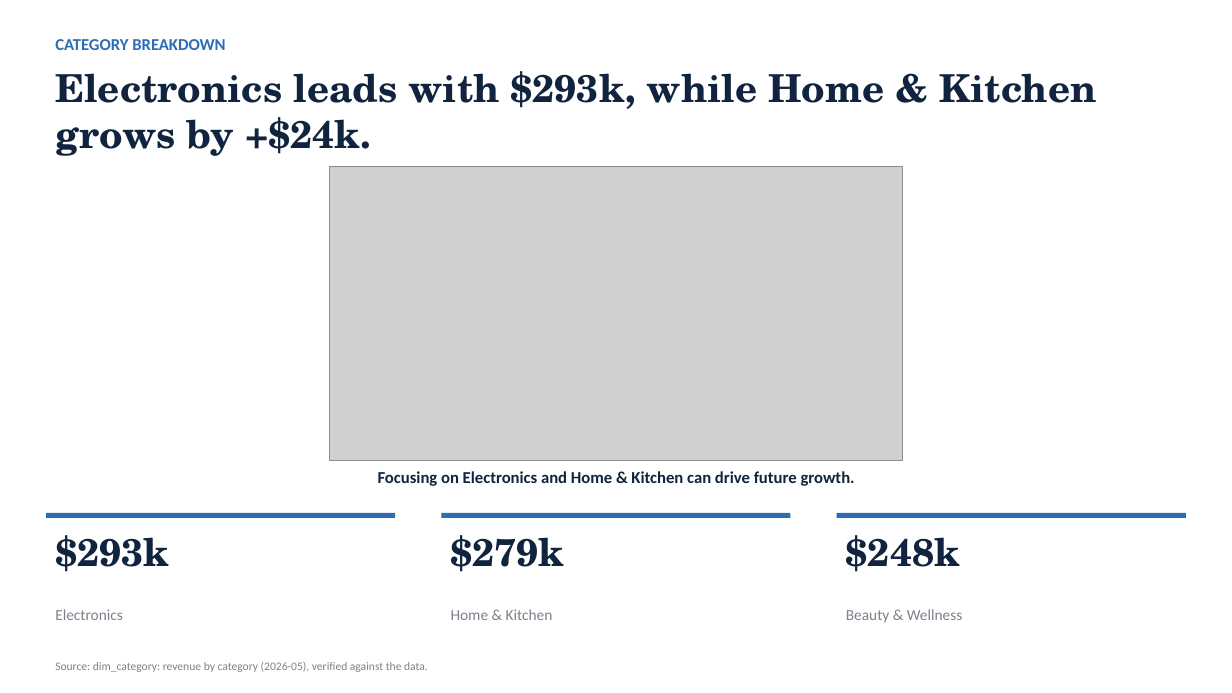
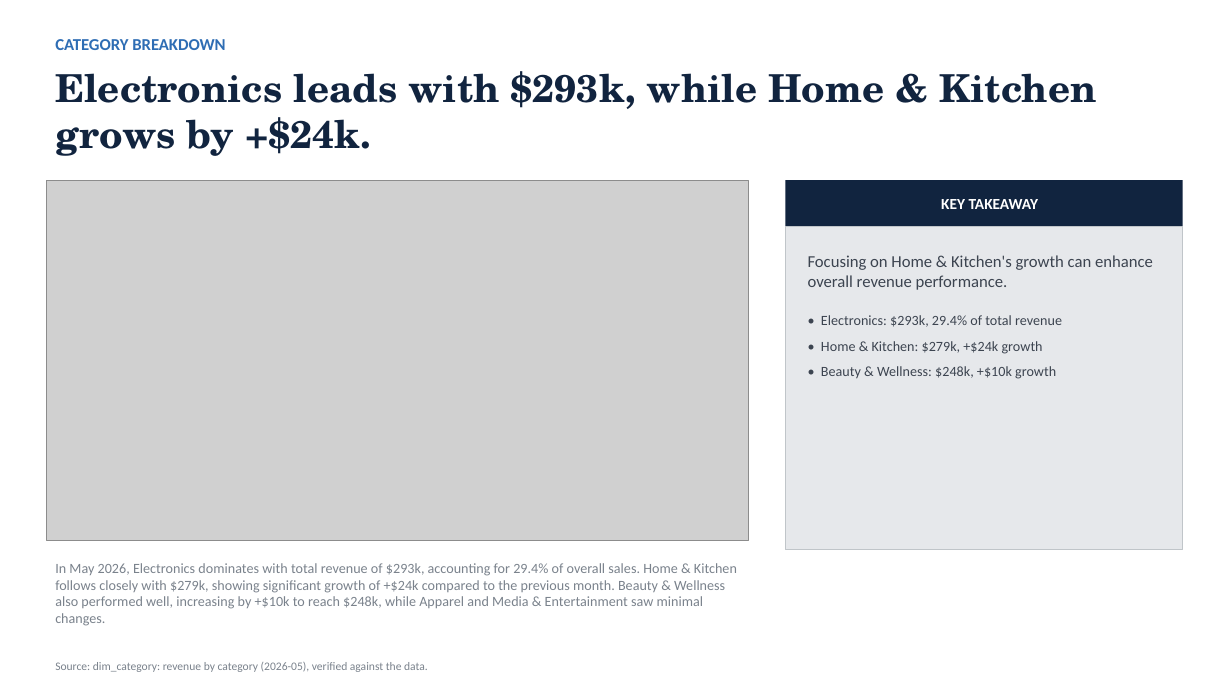
Before and after one commit to AronSarosi/ai-report-generator, a slide deck: slide 6 of app/examples/retail_sales/report.pptx. Drawn at 1232x693 pixels with LibreOffice and Linux fonts; fonts in the diff are those of the drawing; grey boxes stand for pictures. Boxes give left, top, right and bottom in pixels: in the first picture for what was removed or moved away, otherwise in the second. Text is boxed around its words. In the diff, an @@ line names an element or a change of style, - is before the commit and + after.

```diff
--- a/app/examples/retail_sales/report.pptx
+++ b/app/examples/retail_sales/report.pptx
@@ picture: place and size @@
-picture at bbox=[330, 166, 903, 460]
+picture at bbox=[46, 180, 749, 541]
@@ rectangle added at bbox=[786, 180, 1183, 226], fill #11243F, 12 pt, text #FFFFFF, bold @@
+KEY TAKEAWAY
@@ rectangle added at bbox=[786, 226, 1183, 550], fill #E6E8EB, outline #C0C5C9 0.75 pt, 11 pt, text #3C4450 @@
+Focusing on Home & Kitchen's growth can enhance overall revenue performance.
+• Electronics: $293k, 29.4% of total revenue
+• Home & Kitchen: $279k, +$24k growth
+• Beauty & Wellness: $248k, +$10k growth
@@ rectangle removed at bbox=[46, 513, 396, 518] @@
@@ text removed at bbox=[55, 535, 169, 572] @@
-$293k
@@ rectangle removed at bbox=[442, 513, 791, 518] @@
@@ text removed at bbox=[451, 535, 565, 572] @@
-$279k
@@ rectangle removed at bbox=[837, 513, 1187, 518] @@
@@ text removed at bbox=[846, 535, 960, 572] @@
-$248k
@@ text at bbox=[55, 563, 737, 626]: text changed; size 13 to 11 pt; text colour #11243F to #7A828C; bold off @@
-Focusing on Electronics and Home & Kitchen can drive future growth.
+In May 2026, Electronics dominates with total revenue of $293k, accounting for 29.4% of overall sales. Home & Kitchen follows closely with $279k, showing significant growth of +$24k compared to the previous month. Beauty & Wellness also performed well, increasing by +$10k to reach $248k, while Apparel and Media & Entertainment saw minimal changes.
@@ text removed at bbox=[55, 609, 123, 620] @@
-Electronics
@@ text removed at bbox=[451, 609, 553, 620] @@
-Home & Kitchen
@@ text removed at bbox=[846, 609, 963, 623] @@
-Beauty & Wellness
```
Also in this commit, not shown: 7 other slides changed, 46 other files.
